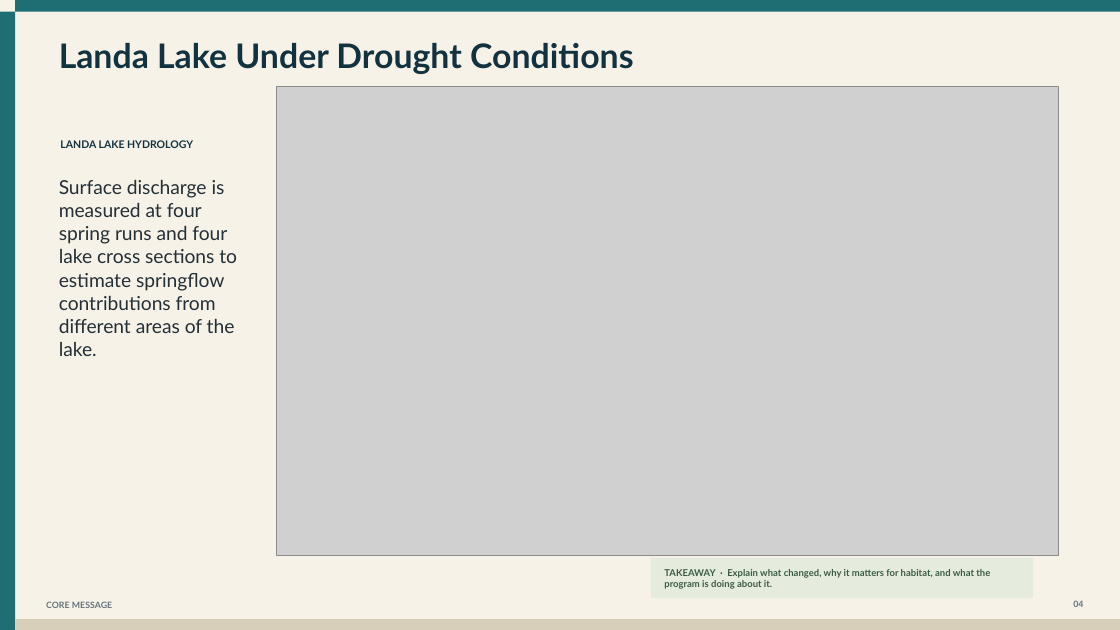
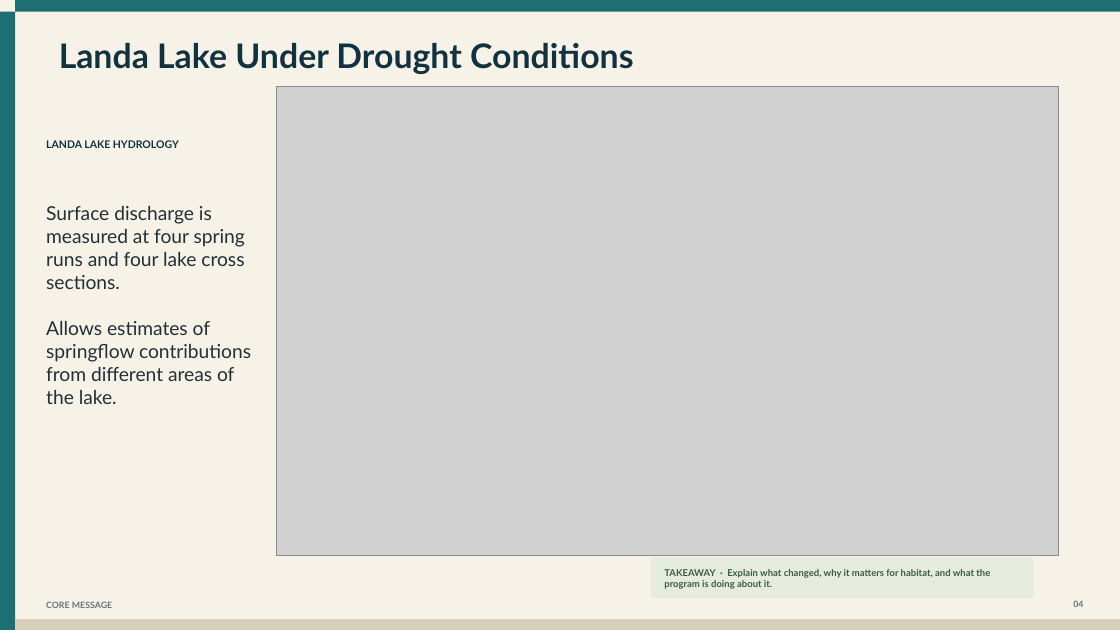
Before and after one commit to cfurl/EAHCP-Fall-2026-Sci-Comm, a slide deck: slide 14 of Comal_mgt_presentation/EAHCP_Landa_Lake.pptx. Drawn at 1120x630 pixels with LibreOffice and Linux fonts; fonts in the diff are those of the drawing; grey boxes stand for pictures. Boxes give left, top, right and bottom in pixels: in the first picture for what was removed or moved away, otherwise in the second. Text is boxed around its words. In the diff, an @@ line names an element or a change of style, - is before the commit and + after.

```diff
--- a/Comal_mgt_presentation/EAHCP_Landa_Lake.pptx
+++ b/Comal_mgt_presentation/EAHCP_Landa_Lake.pptx
@@ text "LANDA LAKE HYDROLOGY": place and size @@
-text "LANDA LAKE HYDROLOGY" at bbox=[60, 140, 193, 148]
+text "LANDA LAKE HYDROLOGY" at bbox=[46, 140, 179, 148]
@@ text at bbox=[46, 206, 251, 404]: text changed @@
-Surface discharge is measured at four spring runs and four lake cross sections to estimate springflow contributions from different areas of the lake.
+Surface discharge is measured at four spring runs and four lake cross sections.
+Allows estimates of springflow contributions from different areas of the lake.
```
Also in this commit, not shown: 13 other slides changed, 1 slide added, 14 slides removed, 5 other files.
